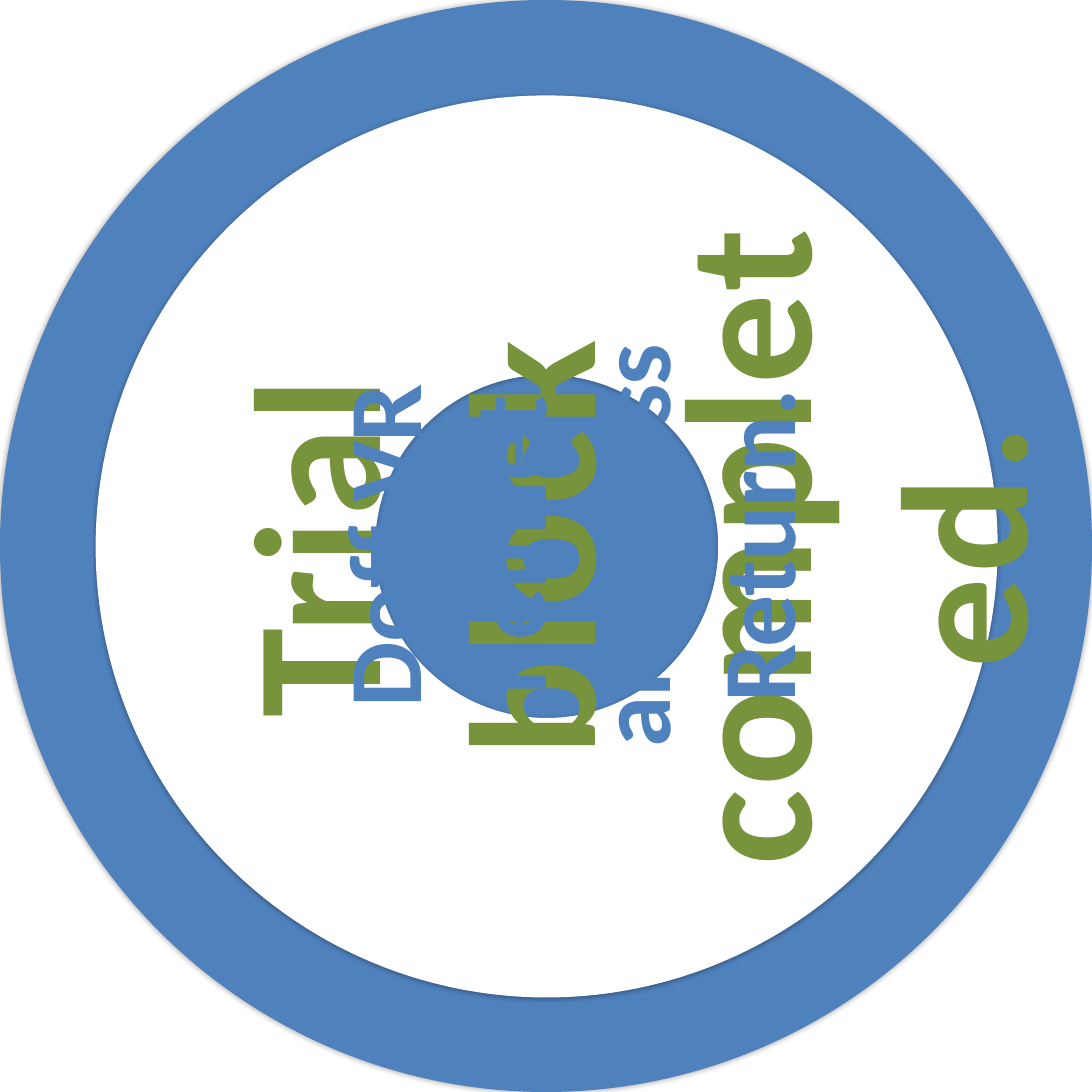
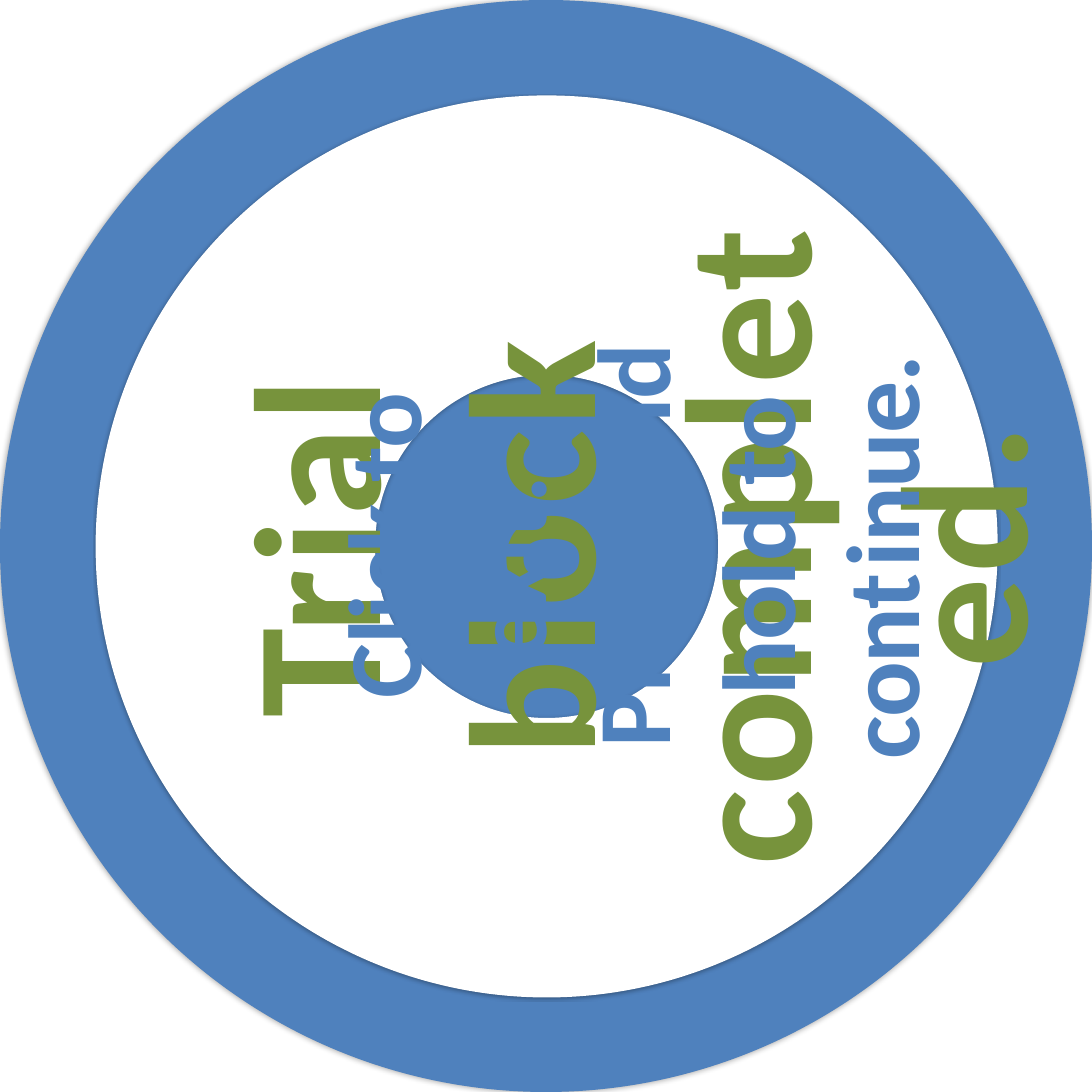
Before and after one commit to PsyPhy/GripGraspISS, a slide deck: slide 3 of Source Code/GraspBMPs/GraspCircularPrompts.pptx. Drawn at 1092x1092 pixels with LibreOffice and Linux fonts; fonts in the diff are those of the drawing. Boxes give left, top, right and bottom in pixels: in the first picture for what was removed or moved away, otherwise in the second. Text is boxed around its words. In the diff, an @@ line names an element or a change of style, - is before the commit and + after.

Commit message:
Press and Hold prompt.

```diff
--- a/Source Code/GraspBMPs/GraspCircularPrompts.pptx
+++ b/Source Code/GraspBMPs/GraspCircularPrompts.pptx
@@ text at [323, 360, 948, 753]: text changed @@
-Doff VR helmet and press Return.
+Click to exit. Press and hold to cont inue.
```
Also in this commit, not shown: 1 other file.
